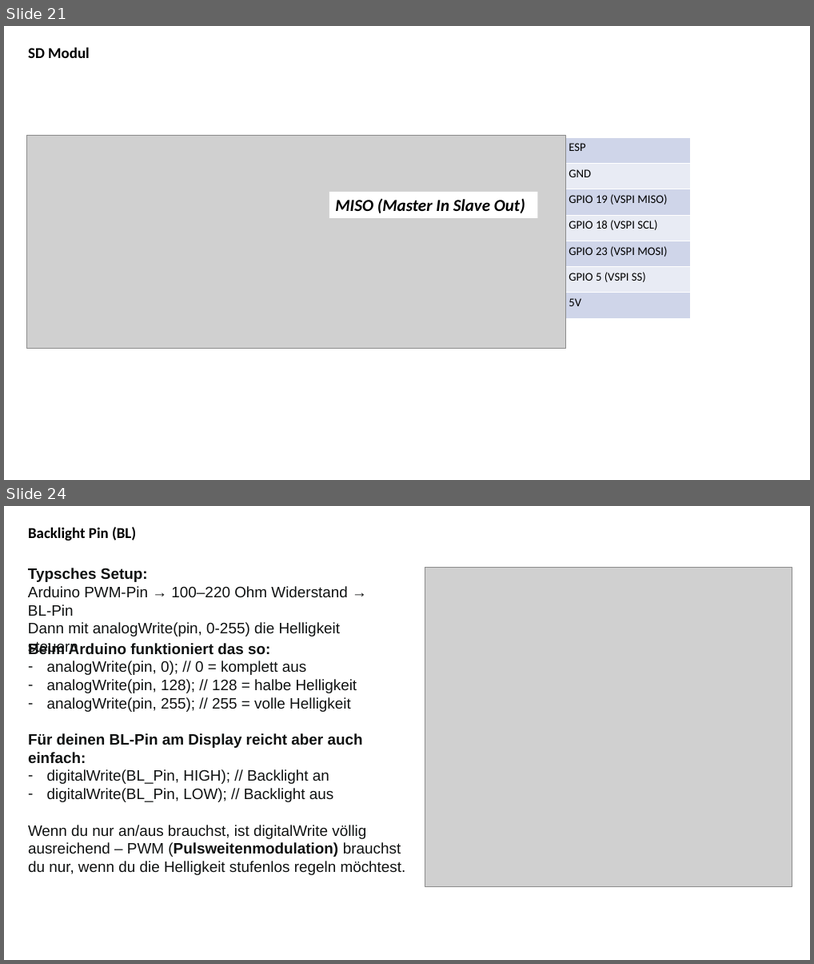
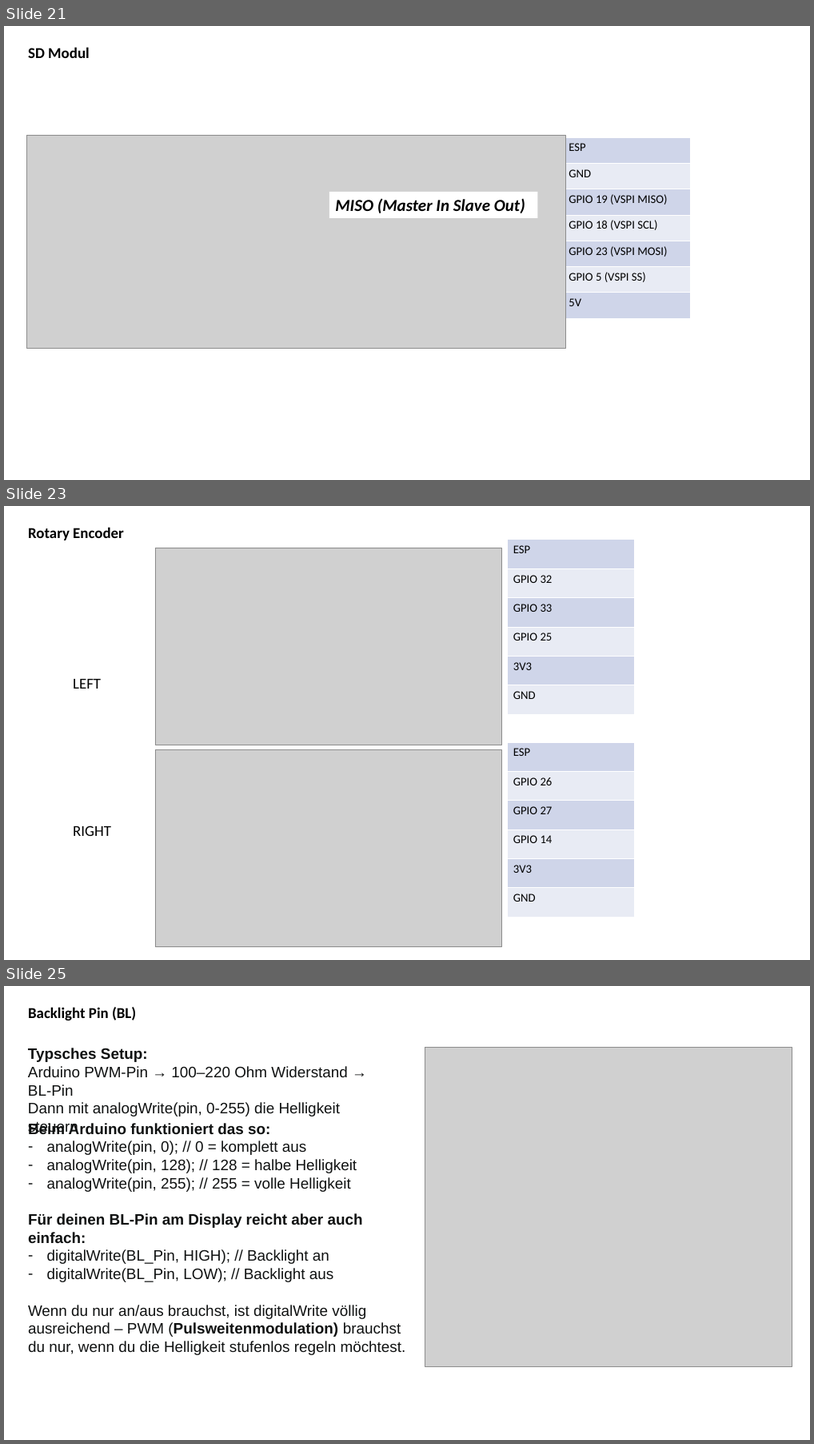
Before and after one commit to jeskes/activityboard, a slide deck: Activityboard.pptx. Shown one above the other, each under a label of ours: slides 21 and 24 before the commit, slides 21, 23 and 25 after it; the slides between them are not shown. The pictures are 814x964 and 814x1444 pixels, drawn with LibreOffice and Linux fonts; fonts in the diff are those of the drawing; grey boxes stand for pictures. Boxes give left, top, right and bottom in pixels: in the first picture for what was removed or moved away, otherwise in the second. Text is boxed around its words. In the diff, an @@ line names an element or a change of style, - is before the commit and + after.

```diff
--- a/Activityboard.pptx
+++ b/Activityboard.pptx
@@ slide 23 added at [4,506,810,960], background #FFFFFF @@
@@ title added at [28,527,124,540], 18 pt, text #000000, bold @@
+Rotary Encoder
@@ picture added at [155,548,502,745] @@
@@ table added at [507,540,635,713], 6 rows, 1 columns @@
+ESP
+GPIO 32
+GPIO 33
+GPIO 25
+3V3
+GND
@@ text added at [73,679,101,688], 18 pt, text #000000 @@
+LEFT
@@ table added at [507,742,635,916], 6 rows, 1 columns @@
+ESP
+GPIO 26
+GPIO 27
+GPIO 14
+3V3
+GND
@@ picture added at [155,749,502,947] @@
@@ text added at [73,825,111,836], 18 pt, text #000000 @@
+RIGHT
@@ what was slide 24 is now slide 25 @@
```
Also in this commit, not shown: 4 slides changed, 1 other slide added.
